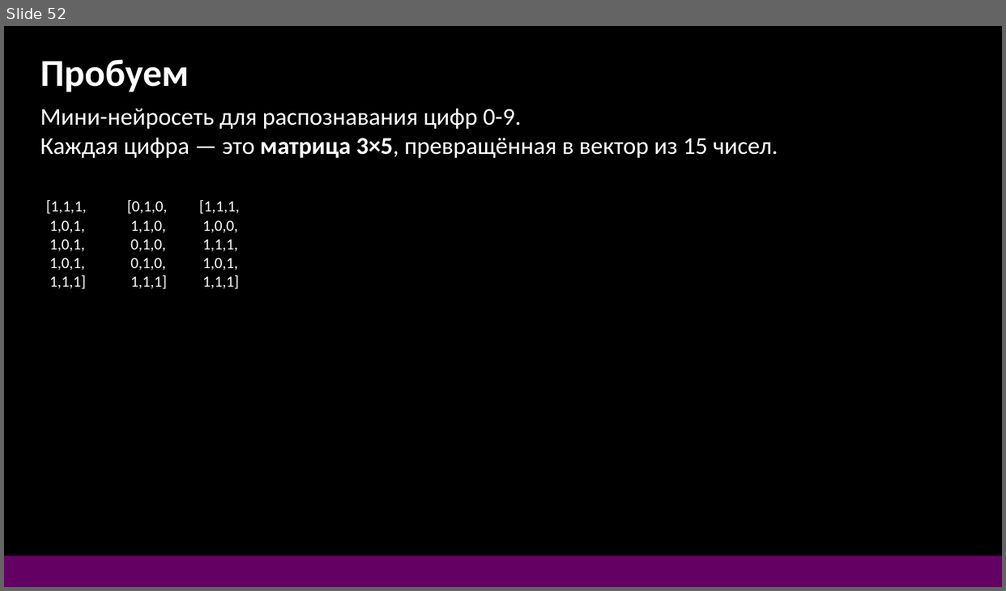
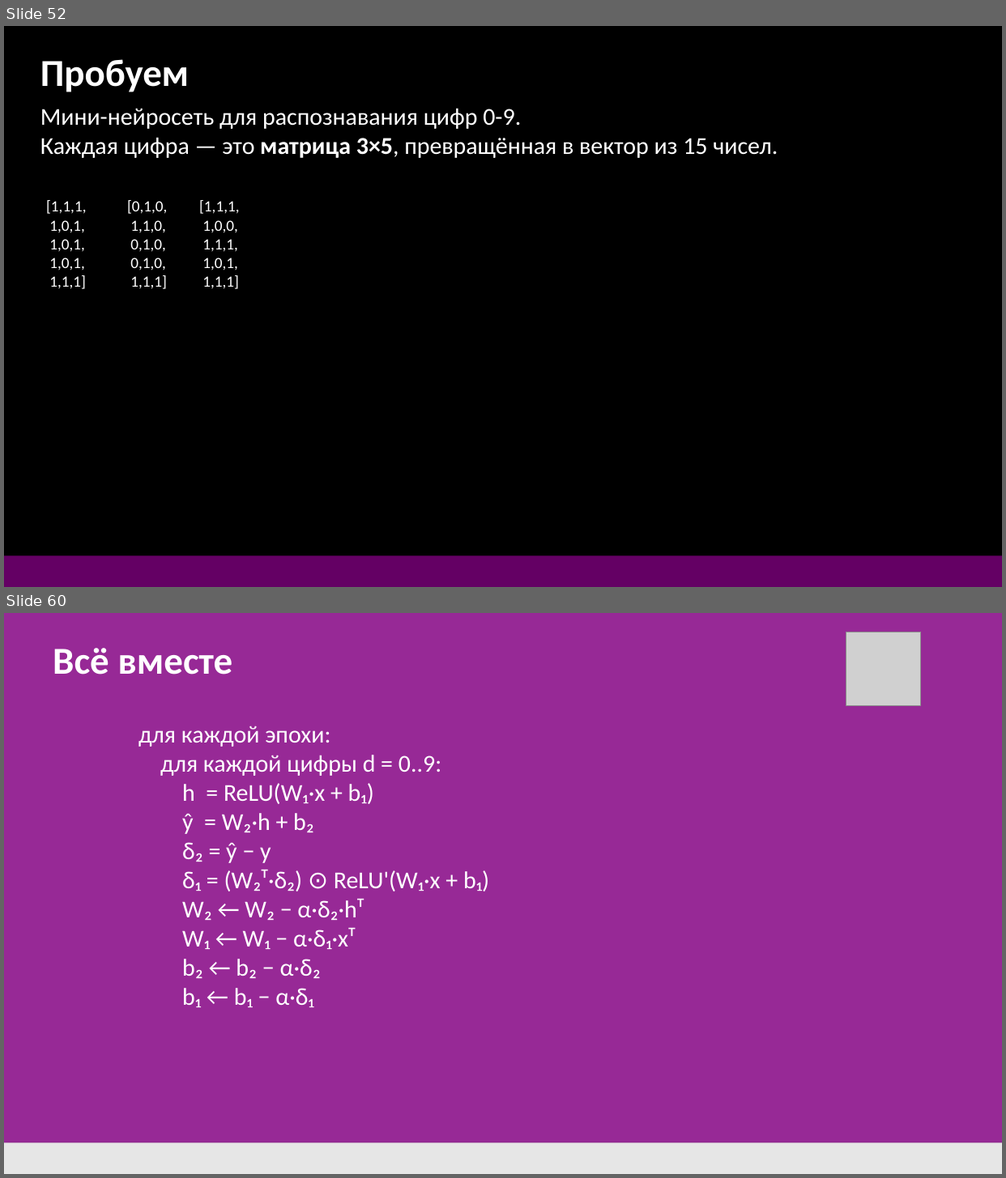
Before and after one commit to DonRobot-all/ML, a slide deck: 1. ML first 28.pptx. Shown one above the other, each under a label of ours: slide 52 before the commit, slides 52 and 60 after it; the slides between them are not shown. The pictures are 1006x591 and 1006x1178 pixels, drawn with LibreOffice and Linux fonts; fonts in the diff are those of the drawing; grey boxes stand for pictures. Boxes give left, top, right and bottom in pixels: in the first picture for what was removed or moved away, otherwise in the second. Text is boxed around its words. In the diff, an @@ line names an element or a change of style, - is before the commit and + after.

```diff
--- a/1. ML first 28.pptx
+++ b/1. ML first 28.pptx
@@ slide 60 added at box(4, 613, 1002, 1174), background #972996 @@
@@ picture added at box(846, 632, 921, 705) @@
@@ text added at box(53, 648, 233, 675), 44 pt, text #FFFFFF, bold @@
+Всё вместе
@@ text added at box(138, 726, 489, 1007), 28 pt, text #FFFFFF @@
+для каждой эпохи:
+для каждой цифры d = 0..9:
+h = ReLU(W₁·x + b₁)
+ŷ = W₂·h + b₂
+δ₂ = ŷ − y
+δ₁ = (W₂ᵀ·δ₂) ⊙ ReLU'(W₁·x + b₁)
+W₂ ← W₂ − α·δ₂·hᵀ
+W₁ ← W₁ − α·δ₁·xᵀ
+b₂ ← b₂ − α·δ₂
+b₁ ← b₁ − α·δ₁
@@ rectangle added at box(4, 1143, 1002, 1174), fill #E6E6E6 @@
```
Also in this commit, not shown: 7 other slides added, 3 other files.
